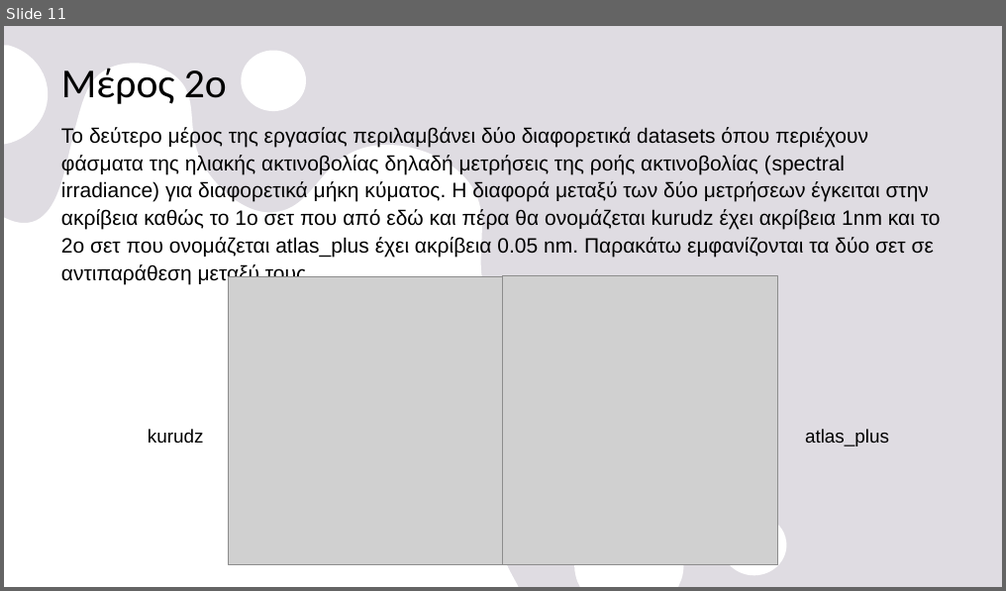
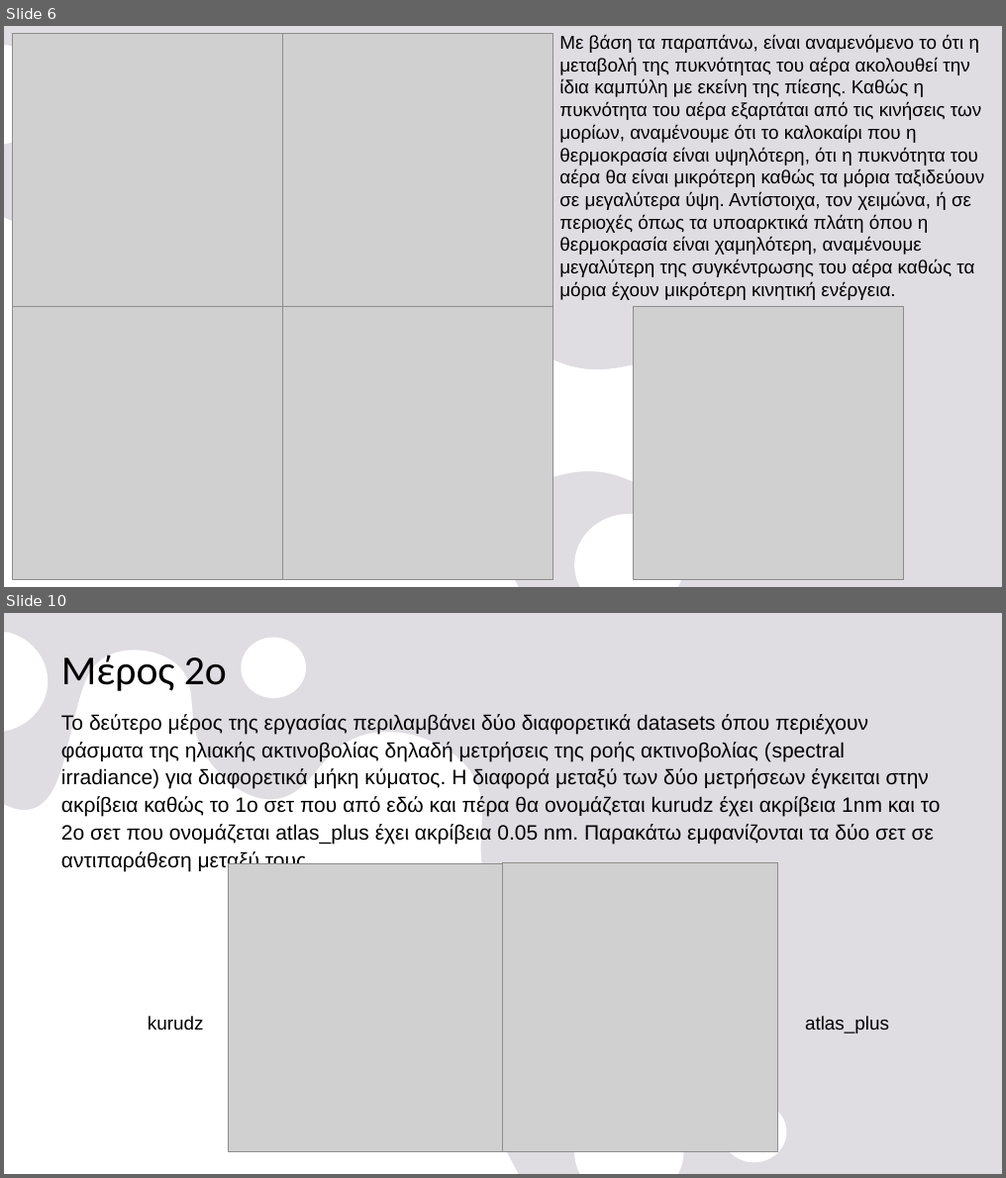
Before and after one commit to nadezsha/MSc---Applied-Meteorology-and-Environmental-Physics, a slide deck: Radiation and Atmosphere Interaction/Report 0/ΕργασίαΜηδέν.pptx. Shown one above the other, each under a label of ours: slide 11 before the commit, slides 6 and 10 after it; the slides between them are not shown. The pictures are 1006x591 and 1006x1178 pixels, drawn with LibreOffice and Linux fonts; fonts in the diff are those of the drawing; grey boxes stand for pictures. Boxes give left, top, right and bottom in pixels: in the first picture for what was removed or moved away, otherwise in the second. Text is boxed around its words. In the diff, an @@ line names an element or a change of style, - is before the commit and + after.

```diff
--- a/Radiation and Atmosphere Interaction/Report 0/ΕργασίαΜηδέν.pptx
+++ b/Radiation and Atmosphere Interaction/Report 0/ΕργασίαΜηδέν.pptx
@@ slide 6 added at <box>4,26,1002,587</box>, background #E5E2E8; not listed: 2 template elements that a slide beside it also shows @@
@@ picture added at <box>12,34,282,307</box> @@
@@ picture added at <box>282,34,552,307</box> @@
@@ text added at <box>559,35,984,300</box>, 18 pt, text #000000 @@
+Με βάση τα παραπάνω, είναι αναμενόμενο το ότι η μεταβολή της πυκνότητας του αέρα ακολουθεί την ίδια καμπύλη με εκείνη της πίεσης. Καθώς η πυκνότητα του αέρα εξαρτάται από τις κινήσεις των μορίων, αναμένουμε ότι το καλοκαίρι που η θερμοκρασία είναι υψηλότερη, ότι η πυκνότητα του αέρα θα είναι μικρότερη καθώς τα μόρια ταξιδεύουν σε μεγαλύτερα ύψη. Αντίστοιχα, τον χειμώνα, ή σε περιοχές όπως τα υποαρκτικά πλάτη όπου η θερμοκρασία είναι χαμηλότερη, αναμένουμε μεγαλύτερη της συγκέντρωσης του αέρα καθώς τα μόρια έχουν μικρότερη κινητική ενέργεια.
@@ picture added at <box>12,307,282,580</box> @@
@@ picture added at <box>282,307,552,580</box> @@
@@ picture added at <box>633,307,903,580</box> @@
@@ what was slide 11 is now slide 10 @@
```
Also in this commit, not shown: 4 slides changed, 3 other slides added, 5 slides removed.
